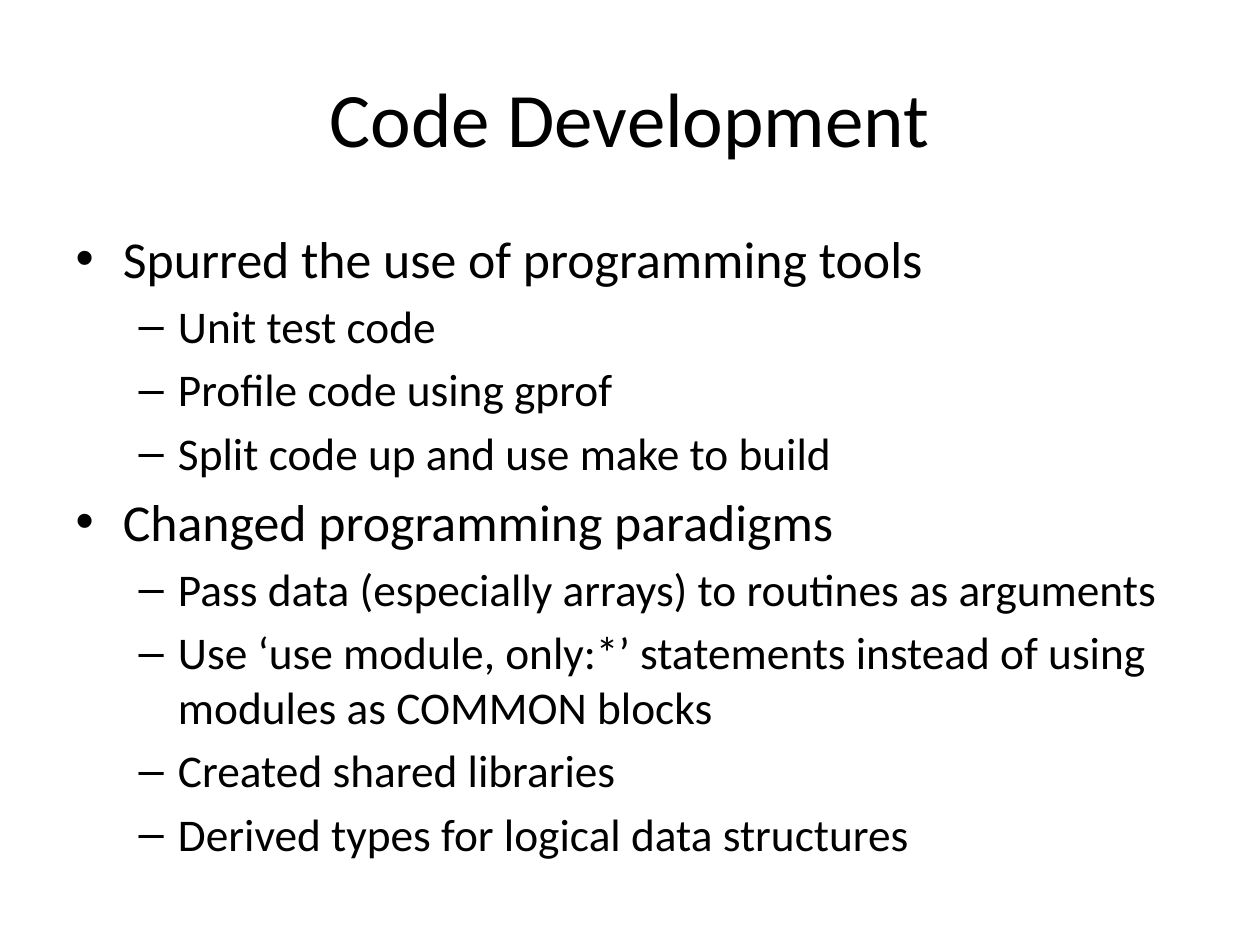
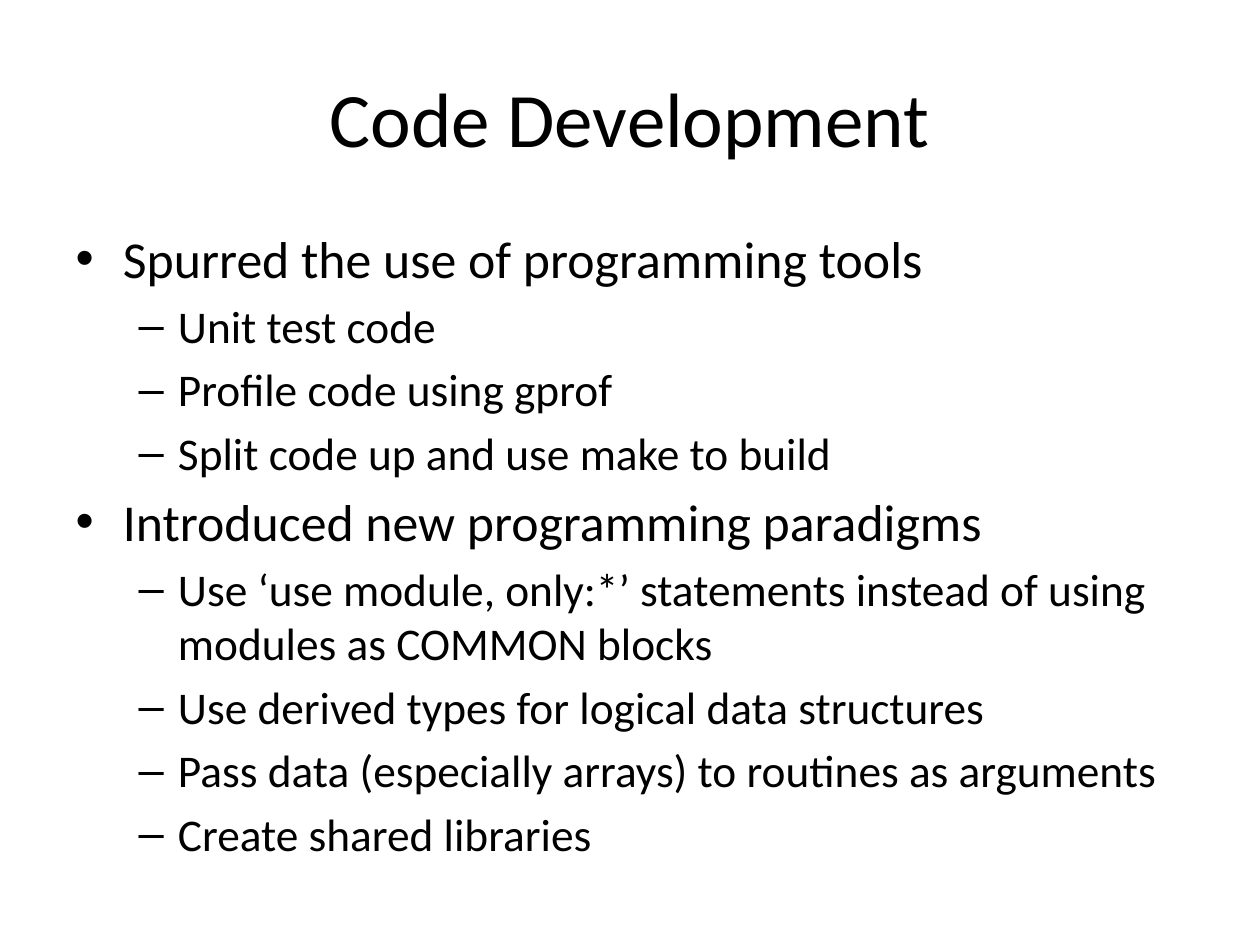
Before and after one commit to jderlaga/Presentations, a slide deck: slide 15 of June_Overview.pptx (slide 13 before the commit). Drawn at 1260x945 pixels with LibreOffice and Linux fonts; fonts in the diff are those of the drawing. Boxes give left, top, right and bottom in pixels: in the first picture for what was removed or moved away, otherwise in the second. Text is boxed around its words. In the diff, an @@ line names an element or a change of style, - is before the commit and + after.

```diff
--- a/June_Overview.pptx
+++ b/June_Overview.pptx
@@ text at [123, 505, 1145, 732]: text changed; size 29.6 to 25.9 pt @@
-• Changed programming paradigms
+• Introduced new programming paradigms
+  – Use ‘use module, only:*’ statements instead of using modules as COMMON blocks
+  – Use derived types for logical data structures
@@ text at [178, 819, 592, 852]: text changed @@
-  – Use ‘use module, only:*’ statements instead of using modules as COMMON blocks
-  – Created shared libraries
-  – Derived types for logical data structures
+  – Create shared libraries
```
Also in this commit, not shown: 11 other slides changed, 2 slides added.
